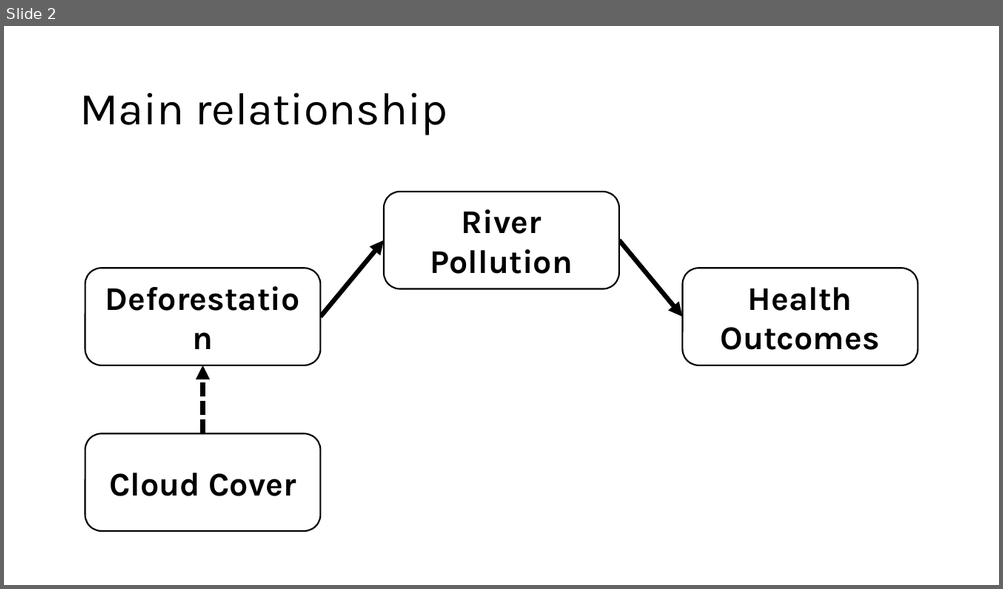
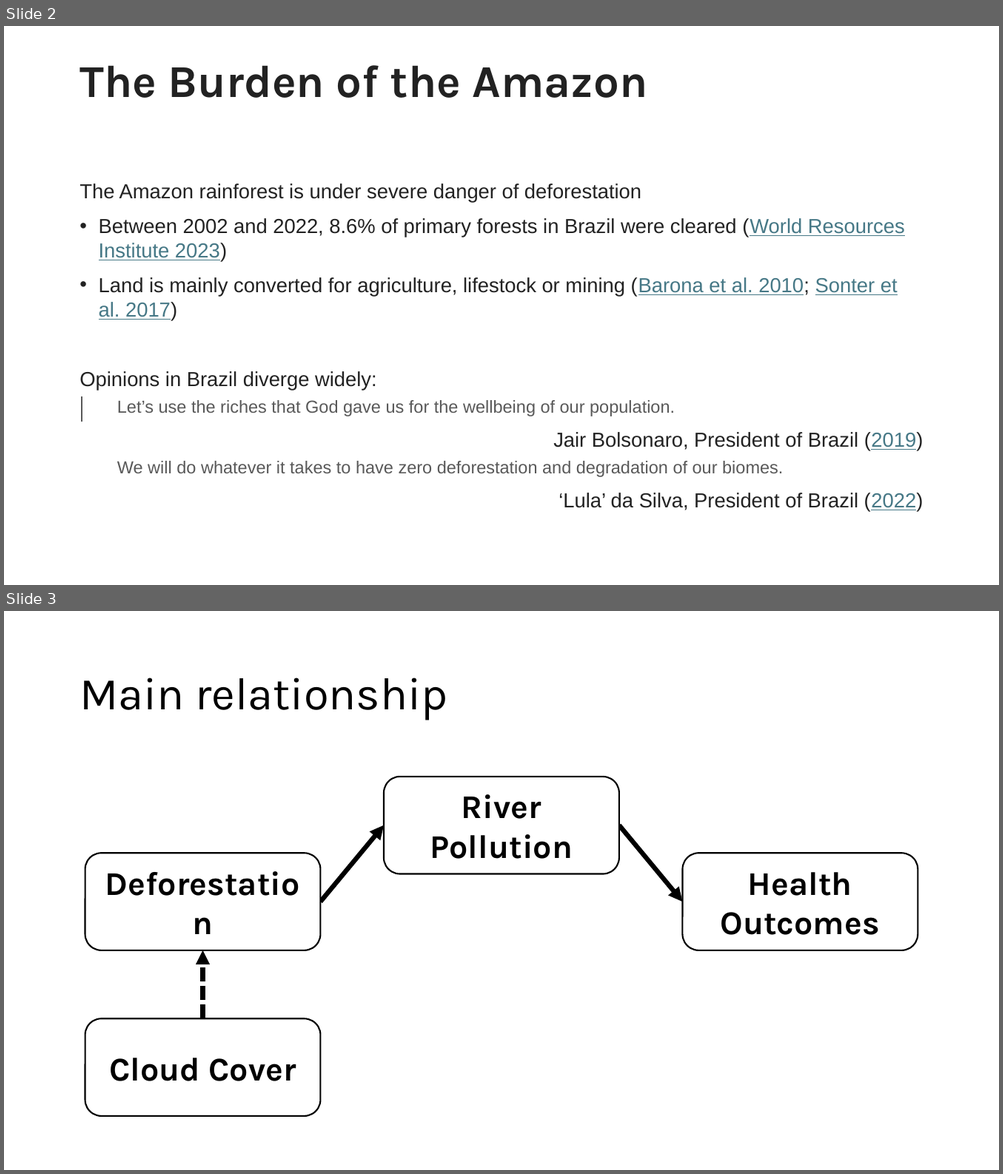
Before and after one commit to felixschulz385/Masterthesis, a slide deck: output/presentations/update_2/update_110724.pptx. Shown one above the other, each under a label of ours: slide 2 before the commit, slides 2 and 3 after it. The pictures are 1003x589 and 1003x1174 pixels, drawn with LibreOffice and Linux fonts; fonts in the diff are those of the drawing. Boxes give left, top, right and bottom in pixels: in the first picture for what was removed or moved away, otherwise in the second. Text is boxed around its words. In the diff, an @@ line names an element or a change of style, - is before the commit and + after.

```diff
--- a/output/presentations/update_2/update_110724.pptx
+++ b/output/presentations/update_2/update_110724.pptx
@@ slide 2 added at (4, 26, 999, 585), background #FFFFFF @@
@@ title added at (79, 65, 648, 98), 44 pt, text #222222, bold @@
+The Burden of the Amazon
@@ text added at (79, 184, 923, 512), 19.6 pt, text #222222 @@
+The Amazon rainforest is under severe danger of deforestation
+• Between 2002 and 2022, 8.6% of primary forests in Brazil were cleared (World Resources Institute 2023)
+• Land is mainly converted for agriculture, lifestock or mining (Barona et al. 2010; Sonter et al. 2017)
+Opinions in Brazil diverge widely:
+  Let’s use the riches that God gave us for the wellbeing of our population.
+Jair Bolsonaro, President of Brazil (2019)
+  We will do whatever it takes to have zero deforestation and degradation of our biomes.
+‘Lula’ da Silva, President of Brazil (2022)
@@ line added from (82, 397) to (82, 422), #595959 1.5 pt @@
@@ what was slide 2 is now slide 3 @@
```
Also in this commit, not shown: 1 slide changed, 32 other files.
